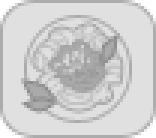
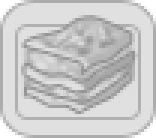
Two versions of the same layered image (156×138). Layer-by-layer changes:
removed layer "Фигура 9 (копия) 2" over [left=99, top=33, right=120, bottom=69]
removed layer "Фигура 9 (копия)" over [left=21, top=96, right=60, bottom=114]
added layer "Слой 5" above "Слой 4" over [left=39, top=21, right=120, bottom=57]
added layer "Слой 4" above "Фигура 9" over [left=21, top=42, right=141, bottom=102]
painted on "Фигура 9" over [left=21, top=51, right=135, bottom=105]
"Слой 3": opacity 100% → 66%, painted on it over [left=18, top=15, right=141, bottom=123]
moved "Слой 2" above "Фигура 8", painted on it over [left=18, top=24, right=132, bottom=111]
painted on "Фигура 8" over [left=21, top=15, right=135, bottom=117]
"Слой 1": opacity 100% → 84%, painted on it over [left=15, top=27, right=141, bottom=114]
painted on "Фигура 7" over [left=15, top=21, right=141, bottom=120]
hid "Фигура 6" over [left=24, top=15, right=132, bottom=123]
